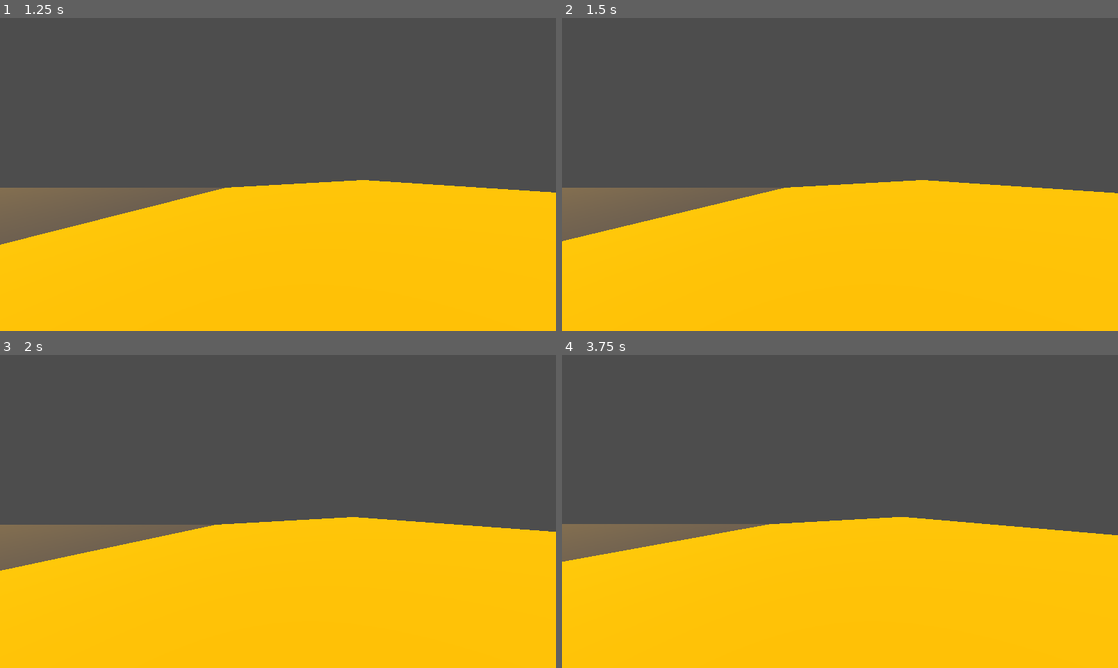
Above: before the commit, frames 1-4 (two rows, left to right).
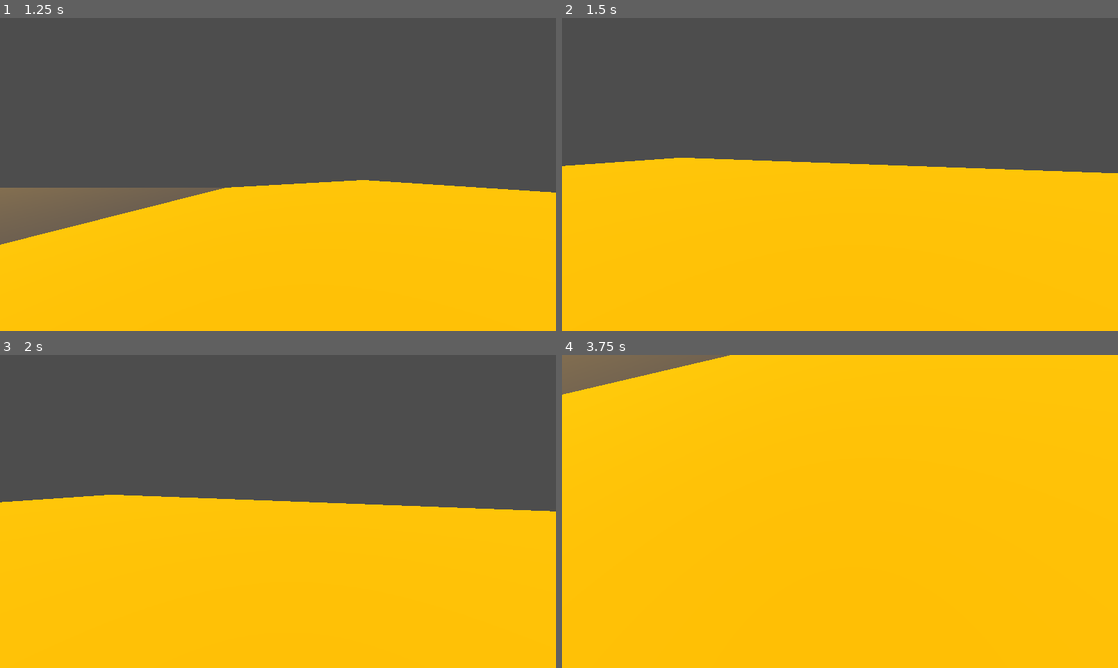
Above: after the commit, the same moments.

Repository: Spooked2/Shaded-Park
Game: Godot game, scene res://main_menu.tscn
The game is run twice, just before and just after one commit, with the same random seed, the same clock (stepped at 60 frames per second) and the same inputs.
Inputs (mouse positions are in pixels of both pictures, inside the frame that each line leads up to):
- Up to frame 1 (1.25 s): click "Start" at 0.5 s
- Up to frame 2 (1.5 s): tap Enter at 1.25 s; move the mouse to (962, 158) at 1.27 s; hold D (move_right) from 1.28 s (still down)
- Up to frame 3 (2 s): keep holding D (move_right)
- Up to frame 4 (3.75 s): move the mouse to (728, 527) at 2.02 s; release D (move_right) at 2.03 s; hold S (move_backward) 2.03-2.78 s; move the mouse to (895, 442) at 2.77 s; hold D (move_right) 2.78-3.53 s; move the mouse to (812, 574) at 3.52 s; hold W (move_forward) from 3.53 s (still down)

Frame 1 is identical in both runs. In frame 2, 10% of the frame differs, in the area x 0-100%, y 44-72%; in frame 3, 9.7%; in frame 4, 56%, in the area x 0-100%, y 0-66%.

Commit message:
ADD basic first person camera movement

Diff:
--- a/entities/player/player.gd
+++ b/entities/player/player.gd
@@ -2,6 +2,13 @@
 
 var speed: float = 1.65
 var gravity: float = ProjectSettings.get_setting("physics/3d/default_gravity")
+var look_direction: Vector2 = Vector2()
+var mouse_sensitivity: float = 17.5
+
+@onready var camera: Camera3D = $Camera3D
+
+func _ready() -> void:
+	_toggle_mouse_capture()
 
 func _physics_process(delta: float) -> void:
 
@@ -18,4 +25,29 @@
 		velocity.x = move_toward(velocity.x, 0, speed)
 		velocity.z = move_toward(velocity.z, 0, speed)
 
+	_rotate_camera(delta, 1.0)
+
 	move_and_slide()
+
+func _input(event: InputEvent) -> void:
+	if event is InputEventMouseMotion:
+		look_direction = event.relative * 0.01
+
+	if event.is_action_pressed("escape"):
+		_toggle_mouse_capture()
+
+func _rotate_camera(delta: float, sensitivity_mod: float) -> void:
+	rotation.y -= look_direction.x * mouse_sensitivity * delta
+
+	var camera_rotation_clamp_value: float = camera.rotation.x - look_direction.y * mouse_sensitivity * sensitivity_mod * delta
+
+	camera.rotation.x = clamp(camera_rotation_clamp_value, -1.5, 1.5)
+
+	look_direction = Vector2.ZERO
+
+
+func _toggle_mouse_capture() -> void:
+	if Input.mouse_mode == Input.MOUSE_MODE_CAPTURED:
+		Input.mouse_mode = Input.MOUSE_MODE_VISIBLE
+	else:
+		Input.mouse_mode = Input.MOUSE_MODE_CAPTURED
--- a/project.godot
+++ b/project.godot
@@ -67,6 +67,11 @@
 , Object(InputEventKey,"resource_local_to_scene":false,"resource_name":"","device":-1,"window_id":0,"alt_pressed":false …(183 unchanged characters)…
 ]
 }
+escape={
+"deadzone": 0.2,
+"events": [Object(InputEventKey,"resource_local_to_scene":false,"resource_name":"","device":-1,"window_id":0,"alt_pressed":false,"shift_pressed":false,"ctrl_pressed":false,"meta_pressed":false,"pressed":false,"keycode":0,"physical_keycode":4194305,"key_label":0,"unicode":0,"location":0,"echo":false,"script":null)
+]
+}
 
 [physics]
 
